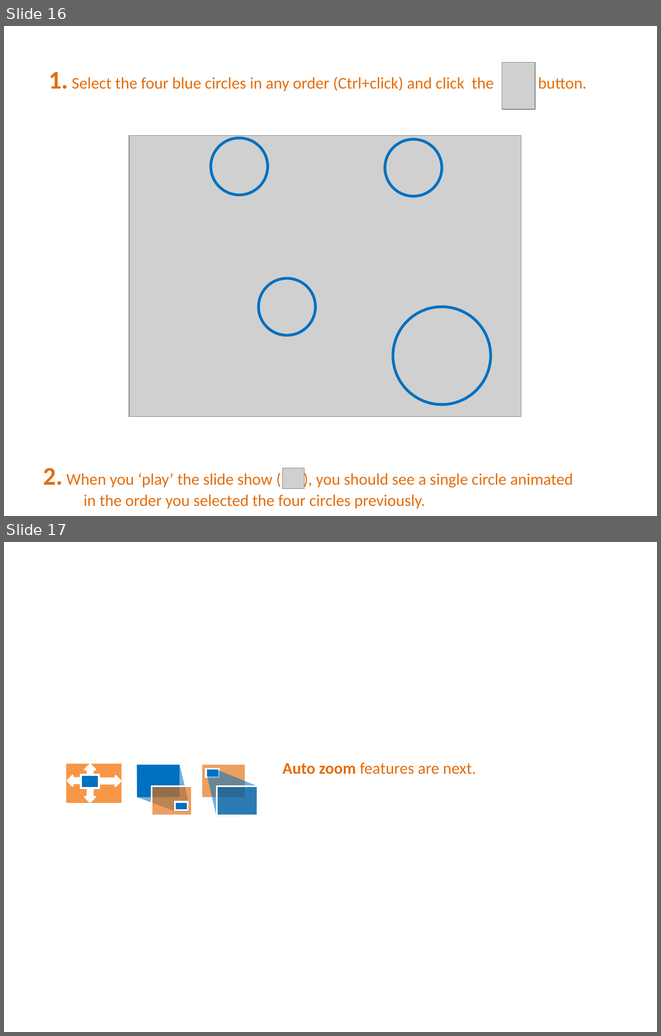
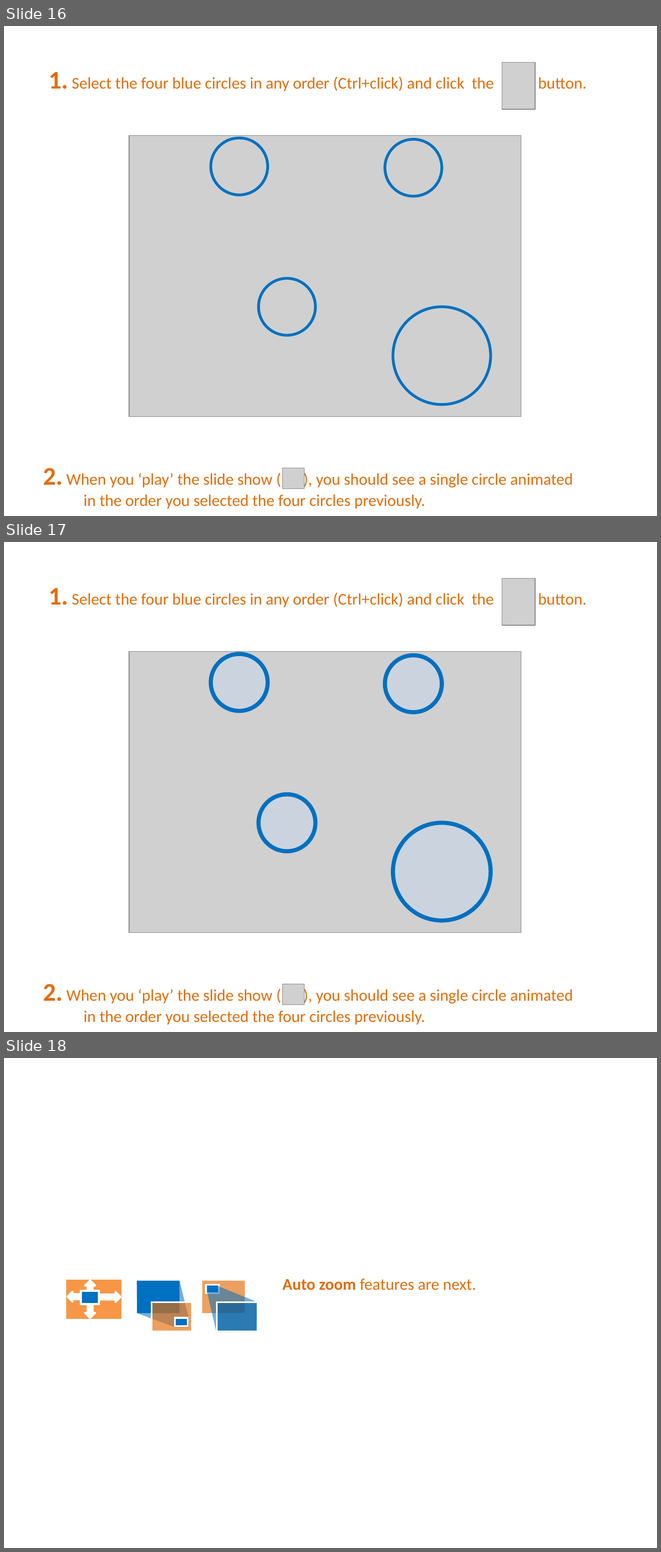
Before and after one commit to PowerPointLabs/PowerPointLabs, a slide deck: doc/PowerPointLabs Quick Tutorial.pptx. Shown one above the other, each under a label of ours: slides 16 and 17 before the commit, slides 16, 17 and 18 after it. The pictures are 661x1036 and 661x1552 pixels, drawn with LibreOffice and Linux fonts; fonts in the diff are those of the drawing; grey boxes stand for pictures. Boxes give left, top, right and bottom in pixels: in the first picture for what was removed or moved away, otherwise in the second. Text is boxed around its words. In the diff, an @@ line names an element or a change of style, - is before the commit and + after.

```diff
--- a/doc/PowerPointLabs Quick Tutorial.pptx
+++ b/doc/PowerPointLabs Quick Tutorial.pptx
@@ slide 17 added at box(4, 542, 657, 1032), background #FFFFFF @@
@@ text added at box(49, 588, 587, 607), 18 pt, text #E46C0A @@
+1. Select the four blue circles in any order (Ctrl+click) and click the button.
@@ picture added at box(502, 579, 535, 626) @@
@@ picture added at box(130, 652, 521, 933) @@
@@ ellipse added at box(211, 654, 268, 711), fill #C6D9F1 at 45% opacity, outline #0070C0 4.5 pt @@
@@ ellipse added at box(385, 655, 441, 712), fill #C6D9F1 at 45% opacity, outline #0070C0 4.5 pt @@
@@ ellipse added at box(258, 794, 316, 851), fill #C6D9F1 at 45% opacity, outline #0070C0 4.5 pt @@
@@ ellipse added at box(393, 823, 491, 921), fill #C6D9F1 at 45% opacity, outline #0070C0 4.5 pt @@
@@ text added at box(43, 983, 573, 1024), 18 pt, text #E46C0A @@
+2. When you ‘play’ the slide show ( ), you should see a single circle animated
+in the order you selected the four circles previously.
@@ picture added at box(283, 984, 305, 1004) @@
@@ what was slide 17 is now slide 18 @@
```
Also in this commit, not shown: 13 slides changed, 6 other slides added.
